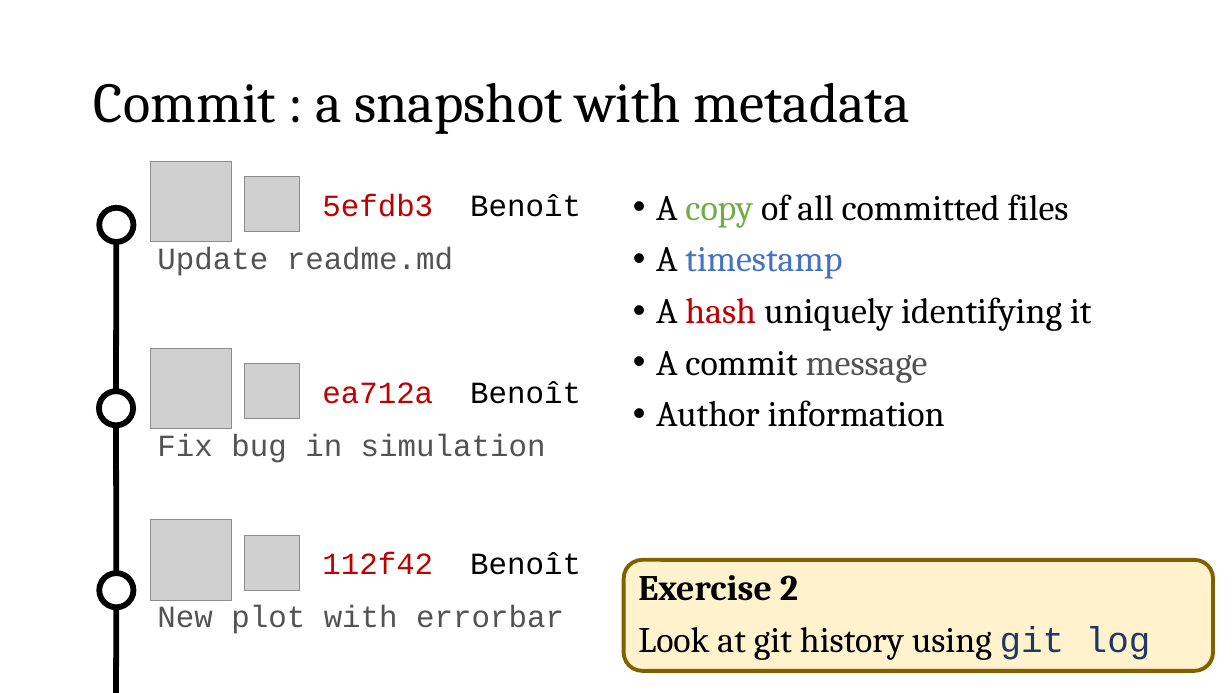
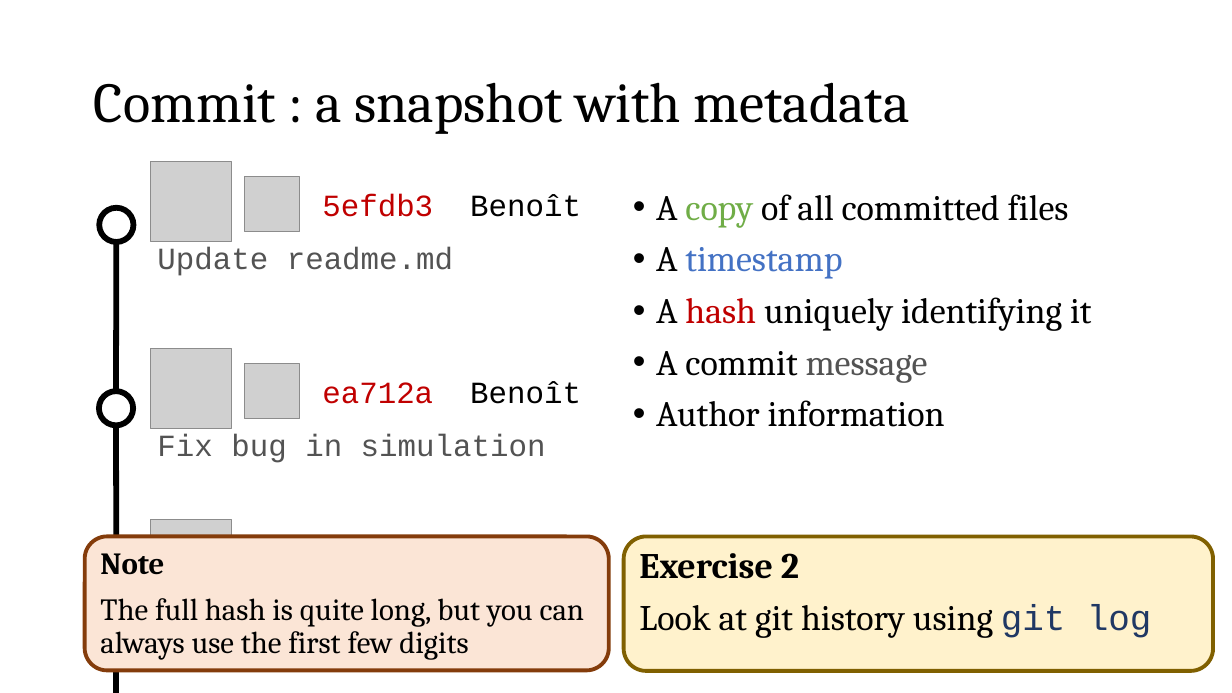
Before and after one commit to meny12/GitEssentials, a slide deck: slide 10 of git_workshop.pptx. Drawn at 1232x693 pixels with LibreOffice and Linux fonts; fonts in the diff are those of the drawing; grey boxes stand for pictures. Boxes give left, top, right and bottom in pixels: in the first picture for what was removed or moved away, otherwise in the second. Text is boxed around its words. In the diff, an @@ line names an element or a change of style, - is before the commit and + after.

Commit message:
Finish presentation

```diff
--- a/git_workshop.pptx
+++ b/git_workshop.pptx
@@ rounded rectangle added at (85, 537, 609, 671), fill #FBE5D6, outline #843C0B 3 pt, 24 pt, text #000000 @@
+Note
+The full hash is quite long, but you can always use the first few digits
@@ rounded rectangle "Exercise 2": place and size @@
-rounded rectangle "Exercise 2" at (624, 560, 1214, 671)
+rounded rectangle "Exercise 2" at (624, 537, 1214, 671)
@@ text removed at (322, 552, 581, 575) @@
-112f42 Benoît
@@ ellipse removed at (99, 573, 133, 607) @@
@@ text removed at (157, 605, 564, 634) @@
-New plot with errorbar
```
Also in this commit, not shown: 1 other slide changed, 3 slides added.
